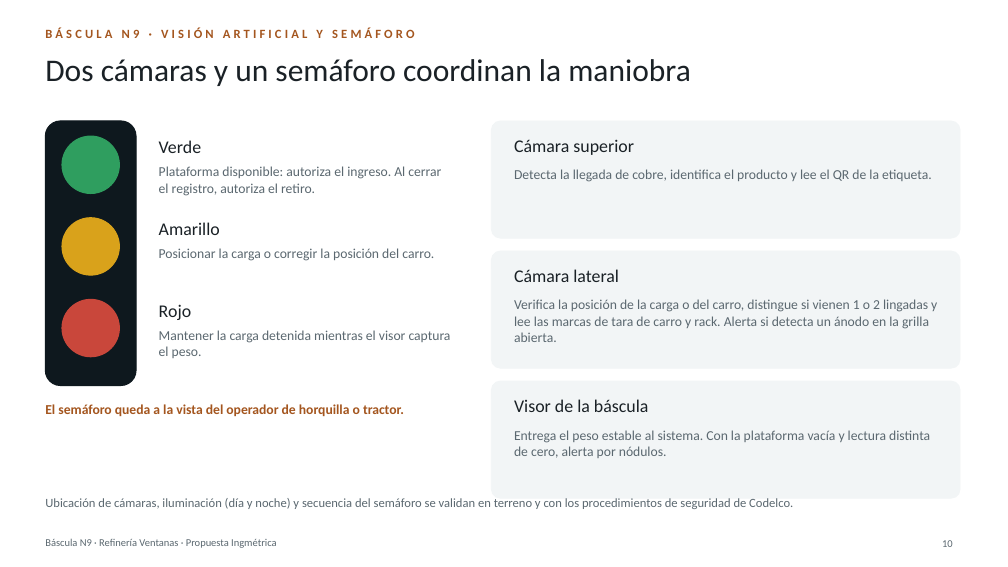
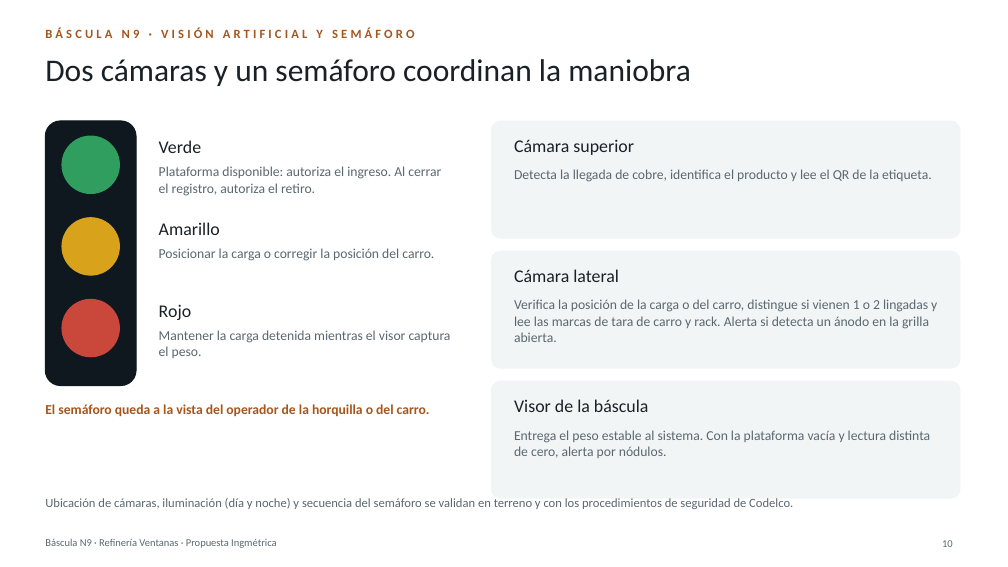
Before and after one commit to BortegaING/Codelco-Proyecto, a slide deck: slide 10 of presentacion/Bascula-N9-Ventanas.pptx. Drawn at 1008x567 pixels with LibreOffice and Linux fonts; fonts in the diff are those of the drawing. Boxes give left, top, right and bottom in pixels: in the first picture for what was removed or moved away, otherwise in the second. Text is boxed around its words. In the diff, an @@ line names an element or a change of style, - is before the commit and + after.

```diff
--- a/presentacion/Bascula-N9-Ventanas.pptx
+++ b/presentacion/Bascula-N9-Ventanas.pptx
@@ text at (45, 404, 430, 416): text changed @@
-El semáforo queda a la vista del operador de horquilla o tractor.
+El semáforo queda a la vista del operador de la horquilla o del carro.
```
Also in this commit, not shown: 1 other slide changed, 14 other files.
